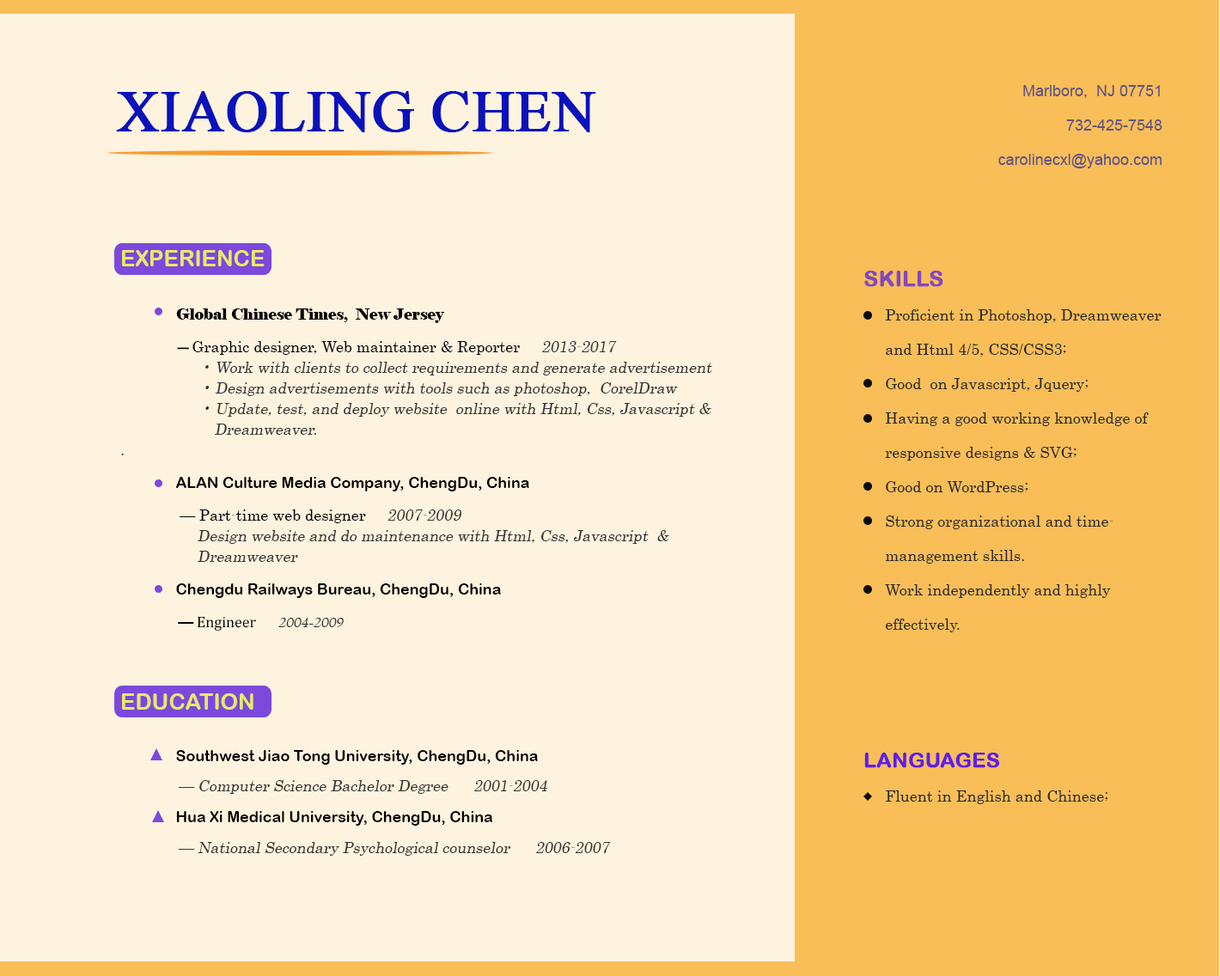
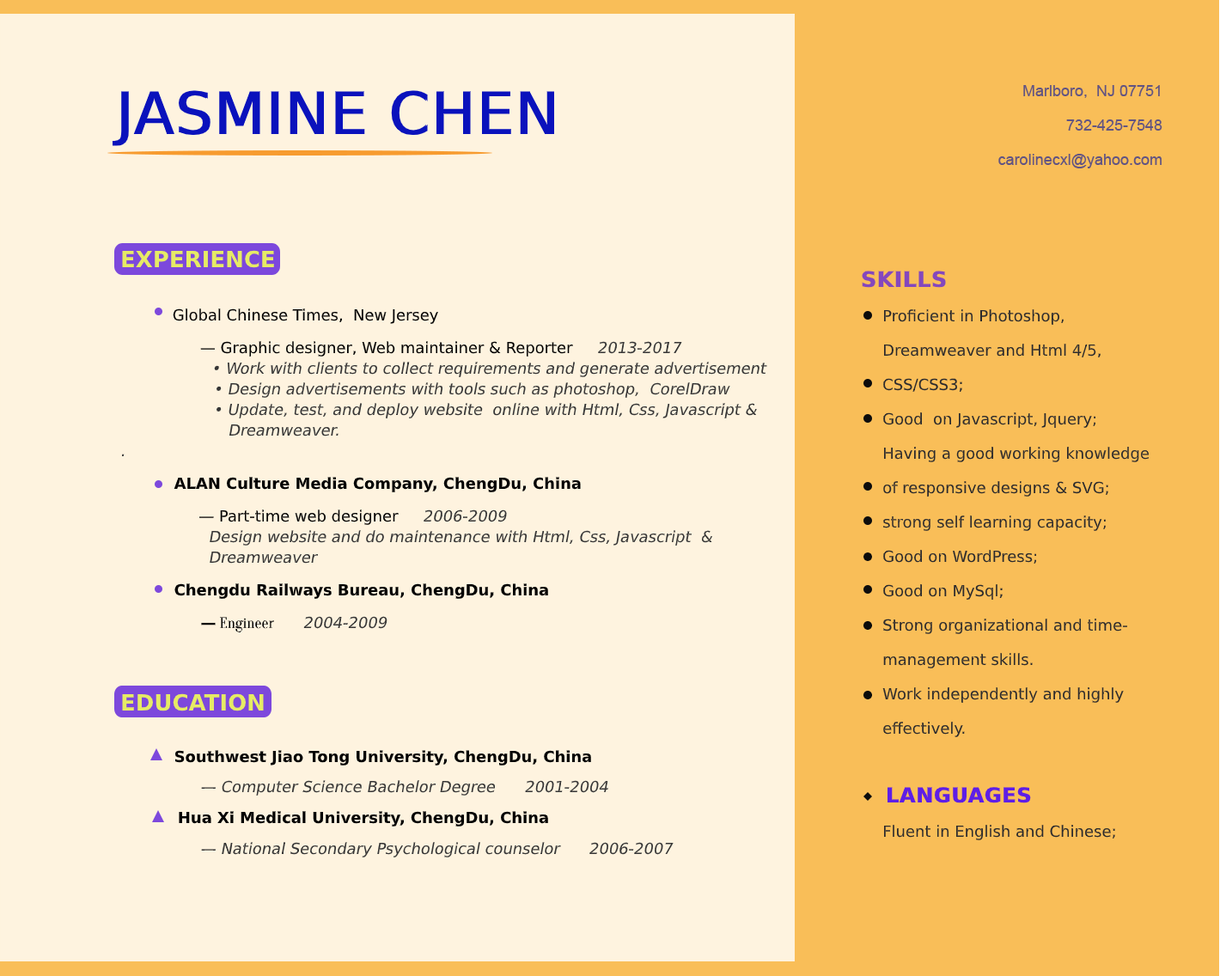
Comparing the layer stacks of the two (1220, 976) images. Changes:
painted on "Ellipse 3 copy 9" over [154, 479, 163, 488]
renamed "SKILLS Proficient in Photoshop, Dreamweaver and Html 4/5, CSS/C" to "SKILLS Proficient in Photoshop,", painted on it over [861, 270, 1162, 841]
renamed "XIAOLING CHEN" to "JASMINE CHEN", painted on it over [112, 90, 597, 147]
renamed "EXPERIENCE Global Chinese Times, New Jersey" to "EXPERIENCE Global Chinese", painted on it over [121, 250, 768, 858]
painted on "Rounded Rectangle 1 copy" over [122, 693, 264, 712]
painted on "Rounded Rectangle 1", masked it over [114, 243, 272, 276]
painted on "Rectangle 1", masked it over [112, 90, 768, 858]
